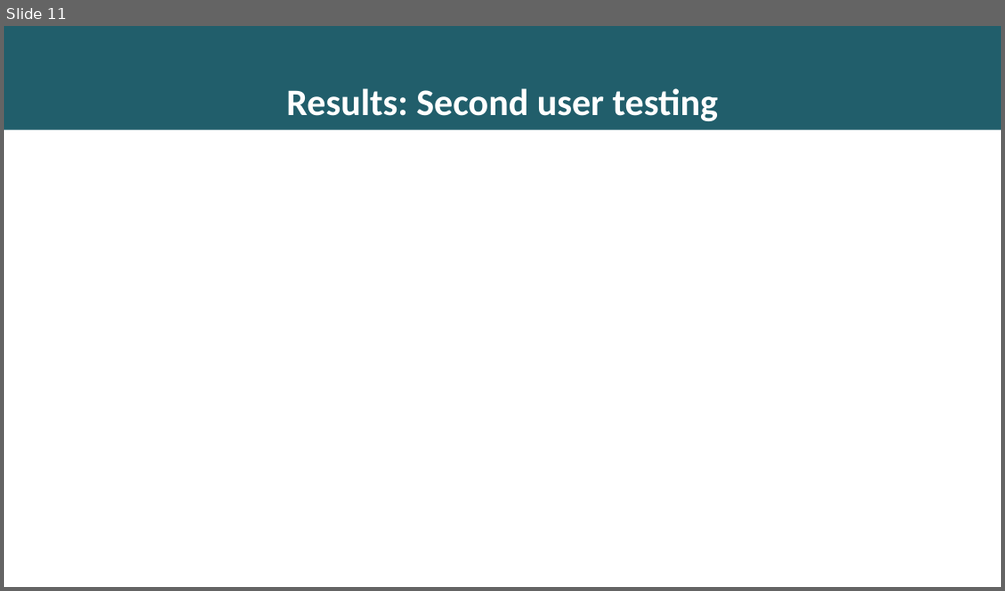
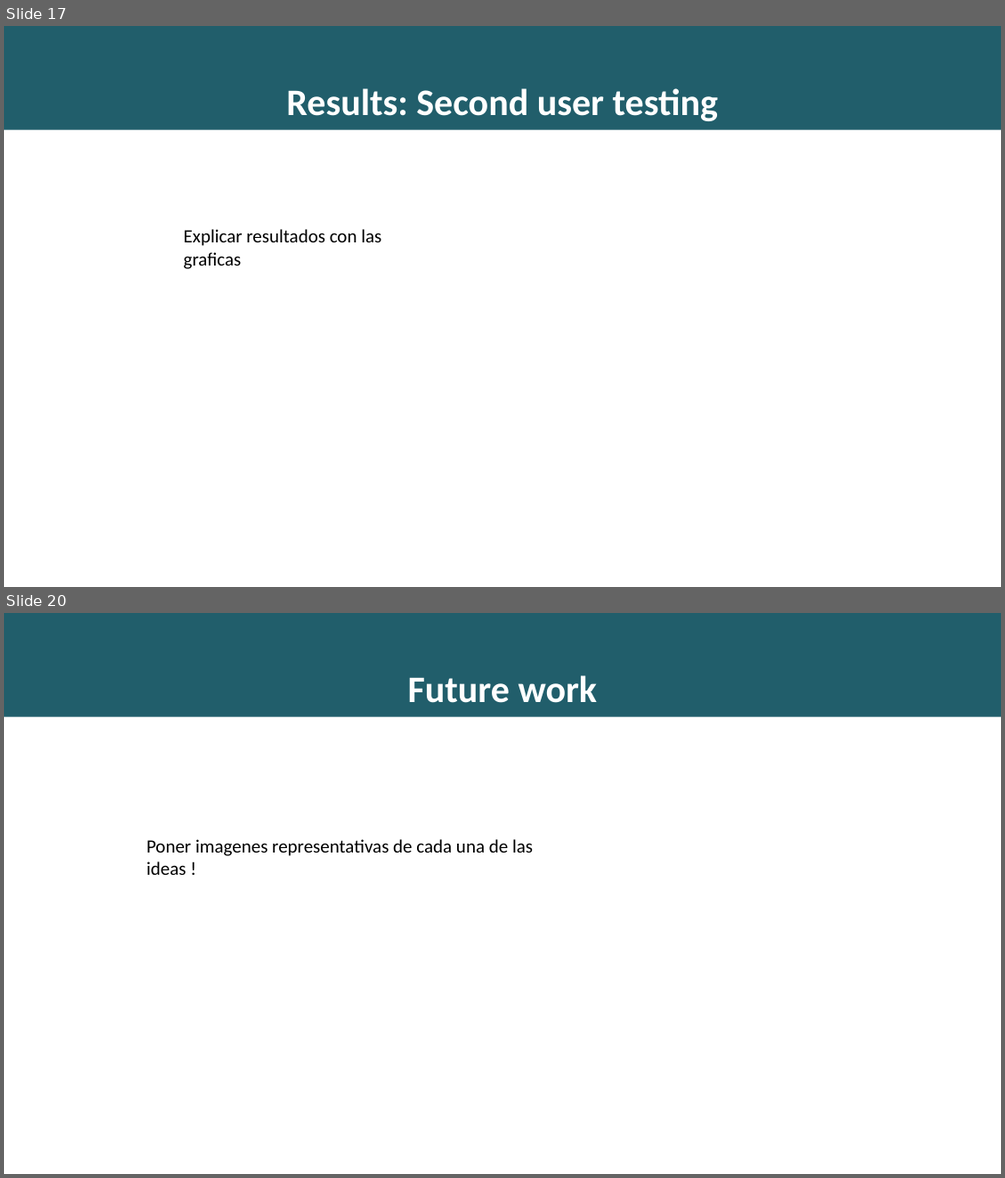
Before and after one commit to richardseba/TFG-Docs, a slide deck: Entregables/Presentacion.pptx. Shown one above the other, each under a label of ours: slide 11 before the commit, slides 17 and 20 after it; the slides between them are not shown. The pictures are 1005x591 and 1005x1178 pixels, drawn with LibreOffice and Linux fonts; fonts in the diff are those of the drawing. Boxes give left, top, right and bottom in pixels: in the first picture for what was removed or moved away, otherwise in the second. Text is boxed around its words. In the diff, an @@ line names an element or a change of style, - is before the commit and + after.

```diff
--- a/Entregables/Presentacion.pptx
+++ b/Entregables/Presentacion.pptx
@@ slide 20 added at box(4, 613, 1001, 1174), background #215E6B @@
@@ subtitle added at box(408, 675, 598, 703), 36 pt, text #FFFFFF, bold @@
+Future work
@@ rectangle added at box(4, 717, 1001, 1174), fill #FFFFFF @@
@@ text added at box(146, 839, 533, 875), 18 pt, text #000000 @@
+Poner imagenes representativas de cada una de las ideas !
@@ what was slide 11 is now slide 17 @@
@@ slide 17 changed as well @@
@@ text added at box(184, 229, 381, 269), 18 pt, text #000000 @@
+Explicar resultados con las graficas
```
Also in this commit, not shown: 7 other slides changed, 11 other slides added, 3 slides removed, 9 other files.
